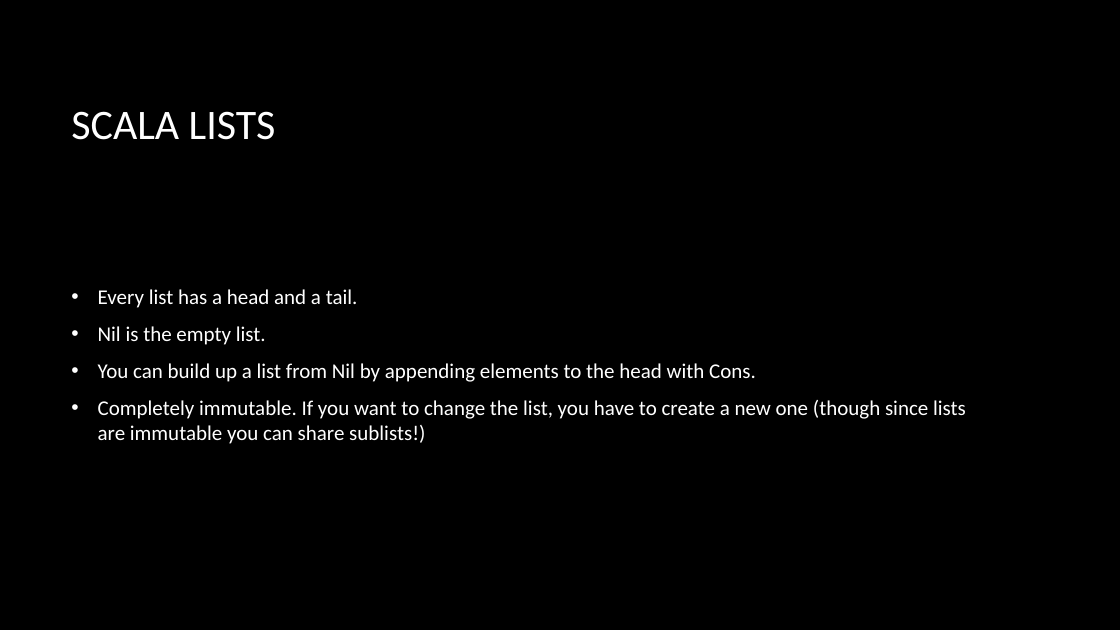
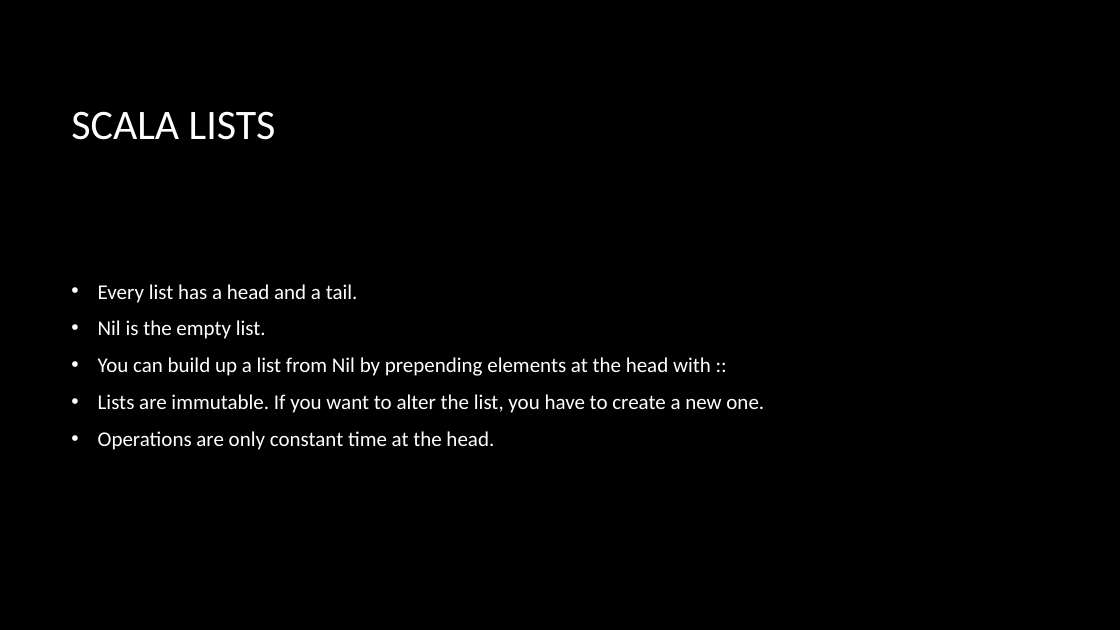
Before and after one commit to briangordon/scala-demo, a slide deck: slide 13 of scala-demo.pptx (slide 32 before the commit). Drawn at 1120x630 pixels with LibreOffice and Linux fonts; fonts in the diff are those of the drawing; background and template pictures are left out. Boxes give left, top, right and bottom in pixels: in the first picture for what was removed or moved away, otherwise in the second. Text is boxed around its words. In the diff, an @@ line names an element or a change of style, - is before the commit and + after.

Commit message:
Updated for the second time I presented

```diff
--- a/scala-demo.pptx
+++ b/scala-demo.pptx
@@ text at (x1=98, y1=357, x2=764, y2=450): text changed @@
-• You can build up a list from Nil by appending elements to the head with Cons.
-• Completely immutable. If you want to change the list, you have to create a new one (though since lists are immutable you can share sublists!)
+• You can build up a list from Nil by prepending elements at the head with ::
+• Lists are immutable. If you want to alter the list, you have to create a new one.
+• Operations are only constant time at the head.
```
Also in this commit, not shown: 5 other slides changed, 15 slides added, 6 other files.
